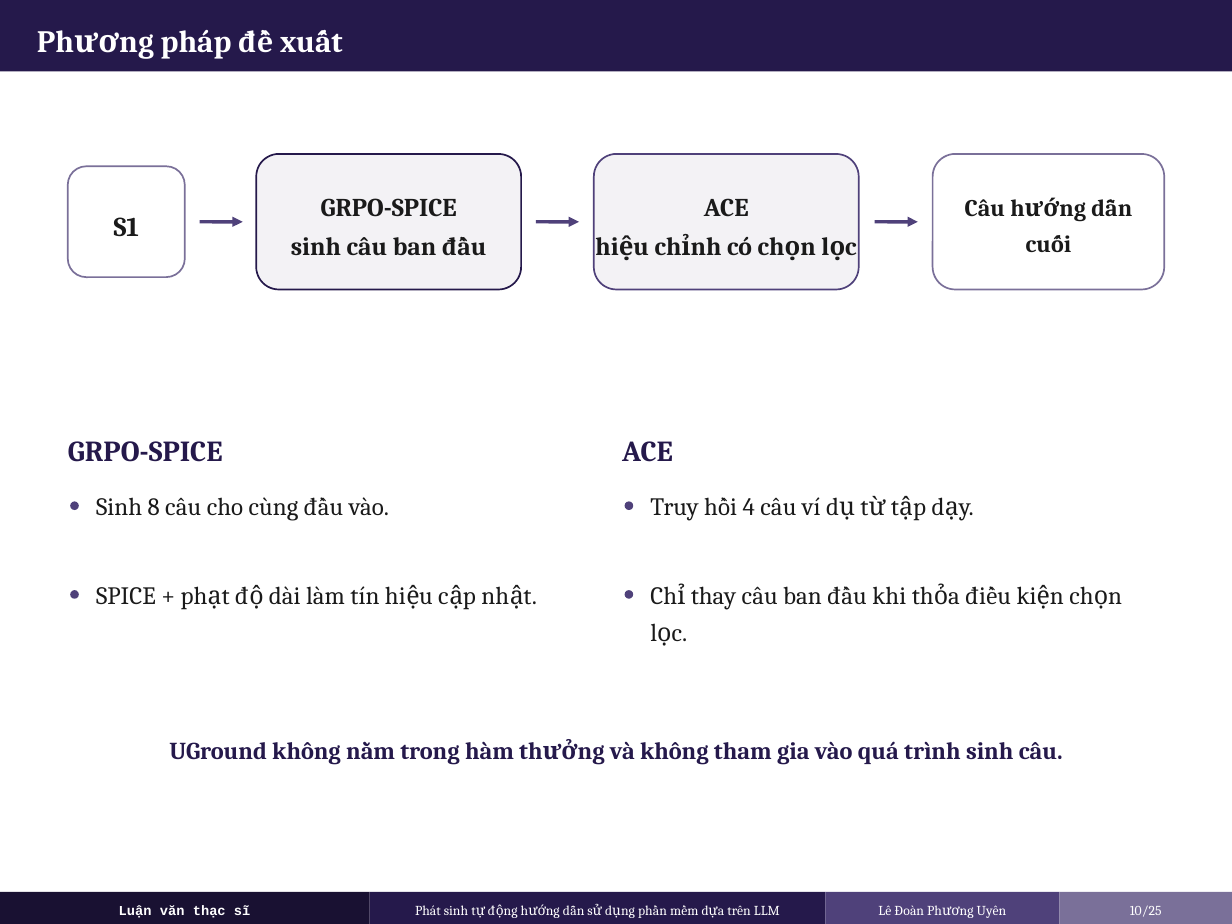
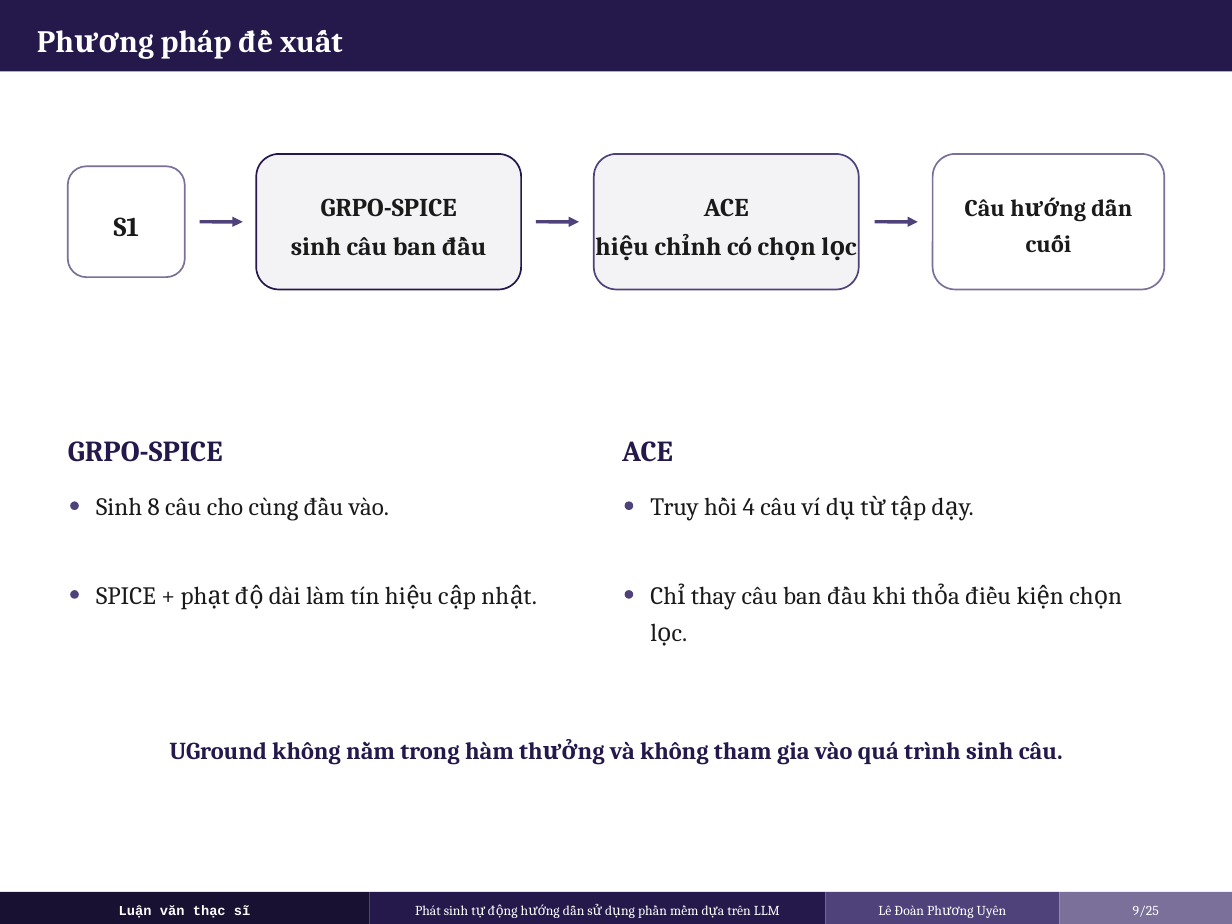
Before and after one commit to UyenLe0712/thesis, a slide deck: slide 9 of slides/LUAN_VAN_SLIDE_BAO_VE_CONCISE.pptx (slide 10 before the commit). Drawn at 1232x924 pixels with LibreOffice and Linux fonts; fonts in the diff are those of the drawing. Boxes give left, top, right and bottom in pixels: in the first picture for what was removed or moved away, otherwise in the second. Text is boxed around its words. In the diff, an @@ line names an element or a change of style, - is before the commit and + after.

```diff
--- a/slides/LUAN_VAN_SLIDE_BAO_VE_CONCISE.pptx
+++ b/slides/LUAN_VAN_SLIDE_BAO_VE_CONCISE.pptx
@@ text at (1133,905,1159,917): text changed @@
-10/25
+9/25
```
Also in this commit, not shown: 10 other slides changed, 1 other file.
